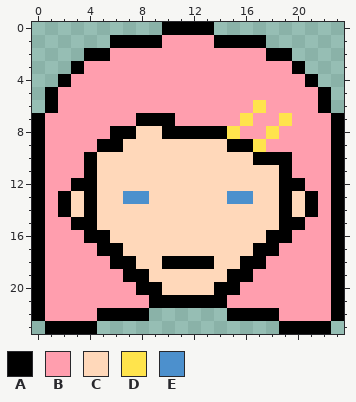
Two states of a pixel-art sprite, game/images/jennyCHIBI.png. Above is the file before it was changed.
The file is 24x24 pixels.
Palette (. is transparent): A #000000  B #ff9eae  C #ffd8ba  D #ffe44c  E #4c90cd
Pixels before, first column x 0:
 0 ..........AAAA..........
 1 ......AAAABBBBAAAA......
 2 ....AABBBBBBBBBBBBAA....
 3 ...ABBBBBBBBBBBBBBBBA...
 4 ..ABBBBBBBBBBBBBBBBBBA..
 5 .ABBBBBBBBBBBBBBBBBBBBA.
 6 .ABBBBBBBBBBBBBBBDBBBBA.
 7 ABBBBBBBAAABBBBBDBBDBBBA
 8 ABBBBBAACCAAAAADBBDBBBBA
 9 ABBBBAACCCCCCCCAADBBBBBA
10 ABBBACCCCCCCCCCCCAAABBBA
11 ABBBACCCCCCCCCCCCCCABBBA
12 ABBAACCCCCCCCCCCCCCAABBA
13 ABACACCEECCCCCCEECCACABA
14 ABACACCCCCCCCCCCCCCACABA
15 ABBAACCCCCCCCCCCCCCAABBA
16 ABBBAACCCCCCCCCCCCAABBBA
17 ABBBBAACCCCCCCCCCAABBBBA
18 ABBBBBAACCAAAACCAABBBBBA
19 ABBBBBBAACCCCCCAABBBBBBA
20 ABBBBBBBAACCCCAABBBBBBBA
21 ABBBBBBBBAAAAAABBBBBBBBA
22 ABBBBAAAA......AAAABBBBA
23 .AAAA..............AAAA.
Once edited:
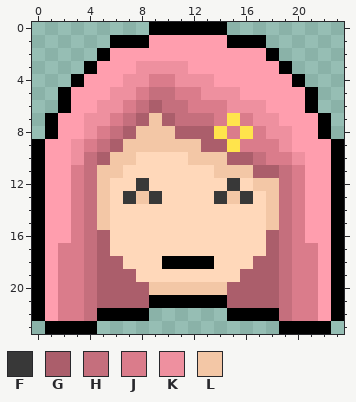
Colours new in this view: F #383838  G #ab5e6b  H #c56f7d  J #da7c8b  K #ee909f  L #f3c7a6
What changed:
The edit adds colour A in row 0 at x 9 and 14.
Colour B gives way to colour A in row 3 at x 4 and 19; in row 4 at x 3 and 20; in rows 5 to 6 at x 2 and 21; in rows 7 to 8 at x 1 and 22.
Colour A gives way to colour B in row 1 at x 9 and 14; in rows 13 to 14 at x 2 and 21.
Colour D gives way to colour B in row 7 at x 19.
Colour A gives way to colour C in row 17 at x 6 and 17; in row 18 at x 7 and 16; in row 19 at x 8 and 15.
Colour A gives way to colour D in row 8 at x 14; in row 9 at x 15.
Colour B gives way to colour D in row 7 at x 15; in row 8 at x 16.
Colour C gives way to colour F in row 12 at x 8 and 15; in row 13 at x 9 and 14.
Colour E gives way to colour F in row 13 at x 7 and 16.
Colour A gives way to colour G in row 7 at x 8 and 10; in row 8 at x 7 and 11 to 13; in row 9 at x 6; in rows 16 to 17 at x 5 and 18; in row 18 at x 6 and 17; in row 19 at x 7 and 16.
Colour A gives way to colour G in row 20 at x 8 and 15.
Colour B gives way to colour G in row 6 at x 9; in row 18 at x 5 and 18; in row 19 at x 5 to 6 and 17 to 18; in row 20 at x 5 to 7 and 16 to 18; in row 21 at x 5 to 8 and 15 to 18.
Colour C gives way to colour G in row 9 at x 13 to 14; in row 10 at x 5 and 15 to 16; in row 11 at x 17 to 18.
Colour A gives way to colour H in row 8 at x 6; in row 9 at x 5; in row 10 at x 4 and 17; in rows 11 to 16 at x 4 and 19.
Colour B gives way to colour H in row 5 at x 9 to 10; in row 6 at x 8 and 10 to 11; in row 7 at x 7 and 11 to 13; in rows 17 to 22 at x 4 and 19.
Colour A gives way to colour J in row 9 at x 16; in row 10 at x 18 to 19; in row 12 at x 3 and 20; in row 15 at x 3 and 20.
Colour B gives way to colour J in row 4 at x 9 to 10; in row 5 at x 8 and 11 to 12; in row 6 at x 7 and 12 to 14; in row 7 at x 6 and 14; in row 8 at x 5 and 17; in row 9 at x 4 and 18.
Colour B gives way to colour J in row 11 at x 3 and 20; in row 16 at x 3 and 20; in rows 17 to 22 at x 2 to 3 and 20 to 21.
Colour C gives way to colour J in rows 13 to 14 at x 3 and 20.
Colour D gives way to colour J in row 7 at x 16; in row 8 at x 15; in row 9 at x 17.
Colour B gives way to colour K in row 3 at x 8 to 11; in row 4 at x 7 to 8 and 11 to 13; in row 5 at x 6 to 7 and 13 to 15; in row 6 at x 5 to 6 and 15 to 16; in row 7 at x 4 to 5 and 17 to 18; in row 8 at x 4 and 19.
Colour B gives way to colour K in row 9 at x 3 and 19; in row 10 at x 3 and 20.
Colour D gives way to colour K in row 6 at x 17; in row 8 at x 18.
Colour A gives way to colour L in row 7 at x 9; in row 8 at x 10; in row 20 at x 9 and 14.
Colour C gives way to colour L in row 8 at x 8 to 9; in row 9 at x 7 to 12; in row 10 at x 6 to 7 and 12 to 14; in row 11 at x 5 to 6 and 14 to 16; in row 12 at x 5 and 17 to 18; in rows 13 to 15 at x 5 and 18.
Colour C gives way to colour L in row 20 at x 10 to 13.
Colour E gives way to colour L in row 13 at x 8 and 15.
Colour A is removed in row 2 at x 4 and 19; in row 3 at x 3 and 20; in row 4 at x 2 and 21; in rows 5 to 6 at x 1 and 22; in rows 7 to 8 at x 0 and 23.
Where, in picture pixels (left, top, right, bottom), the same in both pictures:
changed: (32, 22, 344, 321)
